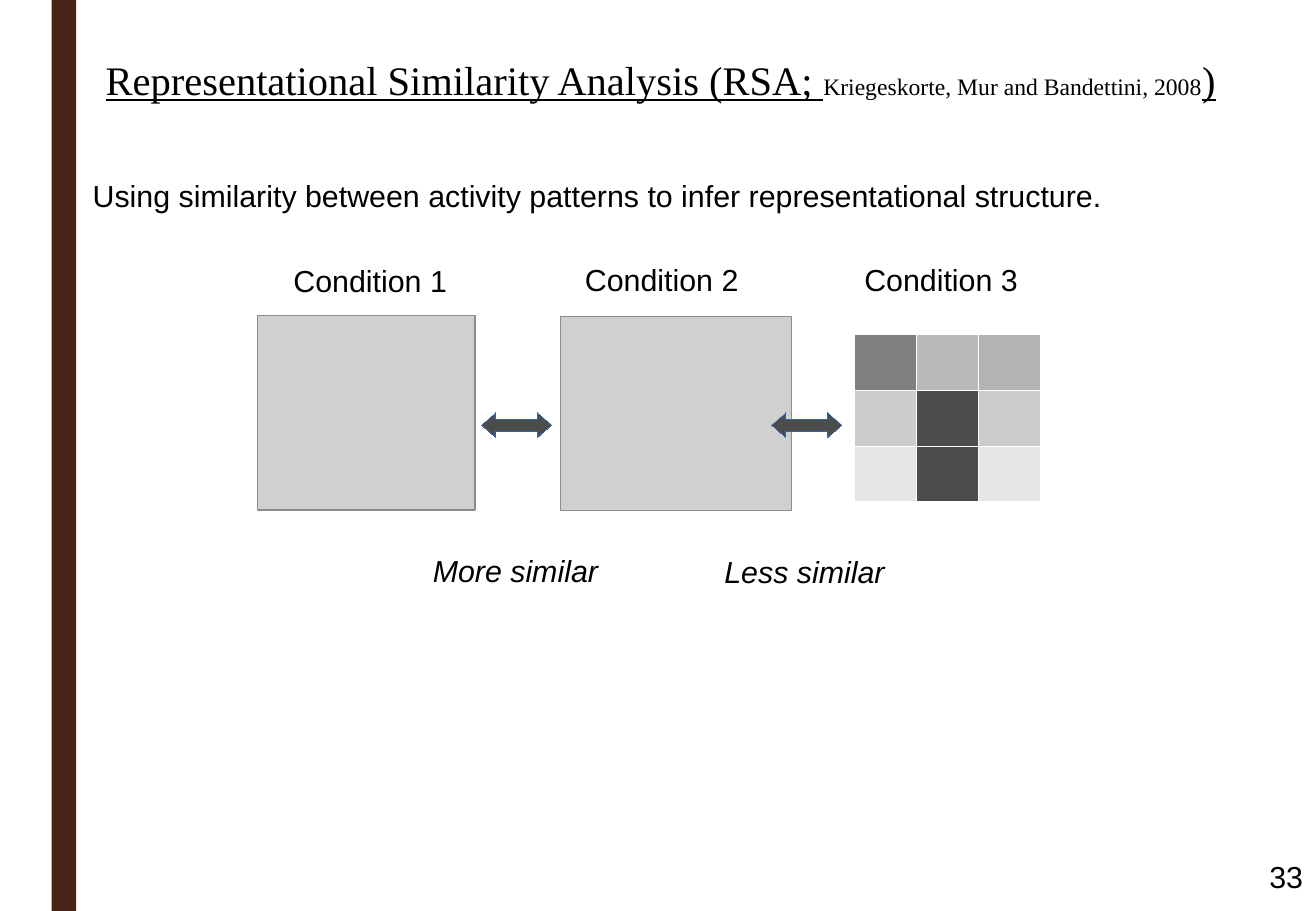
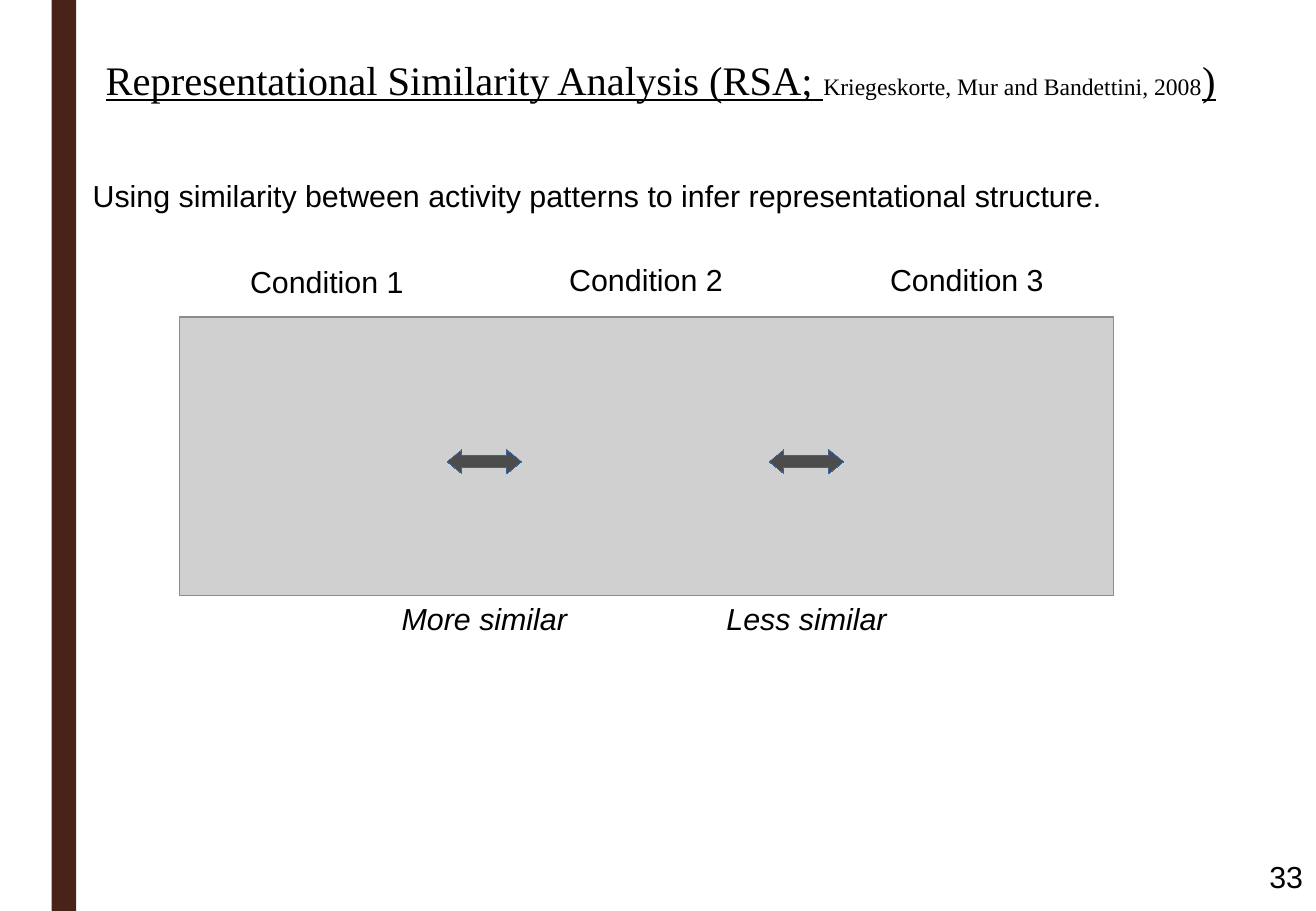
Before and after one commit to ortiztud/fmri_analysis_intro, a slide deck: slide 33 of slides/slides_session-5.pptx. Drawn at 1316x911 pixels with LibreOffice and Linux fonts; fonts in the diff are those of the drawing; grey boxes stand for pictures; background and template pictures are left out. Boxes give left, top, right and bottom in pixels: in the first picture for what was removed or moved away, otherwise in the second. Text is boxed around its words. In the diff, an @@ line names an element or a change of style, - is before the commit and + after.

```diff
--- a/slides/slides_session-5.pptx
+++ b/slides/slides_session-5.pptx
@@ text "Condition 1": place and size @@
-text "Condition 1" at [293,270,447,293]
+text "Condition 1" at [250,271,404,294]
@@ text "Condition 2": place and size @@
-text "Condition 2" at [585,269,739,292]
+text "Condition 2" at [569,269,723,292]
@@ text "Condition 3": place and size @@
-text "Condition 3" at [864,269,1018,292]
+text "Condition 3" at [890,269,1044,292]
@@ picture added at [180,317,1114,595] @@
@@ picture removed at [258,316,475,510] @@
@@ picture removed at [561,316,792,510] @@
@@ table removed at [854,334,1040,502], 3 rows, 3 columns @@
- |  | 
- |  | 
- |  | 
@@ freeform shape: place and size @@
-freeform shape at [481,413,552,437]
+freeform shape at [447,450,521,474]
@@ freeform shape: place and size @@
-freeform shape at [772,413,842,437]
+freeform shape at [769,450,843,474]
@@ alignment left to centre in 5 elements at [726,608,887,631], [890,269,1044,292], [569,269,723,292], [250,271,404,294], [402,608,567,631] @@
@@ text "More similar": place and size @@
-text "More similar" at [433,560,598,583]
+text "More similar" at [402,608,567,631]
@@ text "Less similar": place and size @@
-text "Less similar" at [724,561,885,584]
+text "Less similar" at [726,608,887,631]
```
Also in this commit, not shown: 8 other slides changed, 2 other files.
